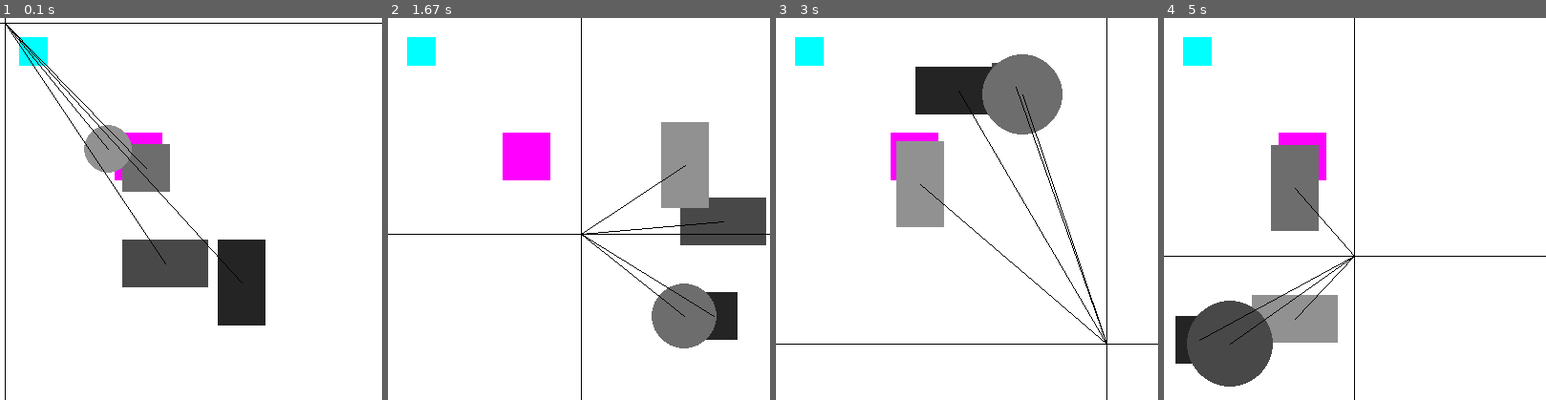
Above: before the commit, frames 1-4 (left to right).
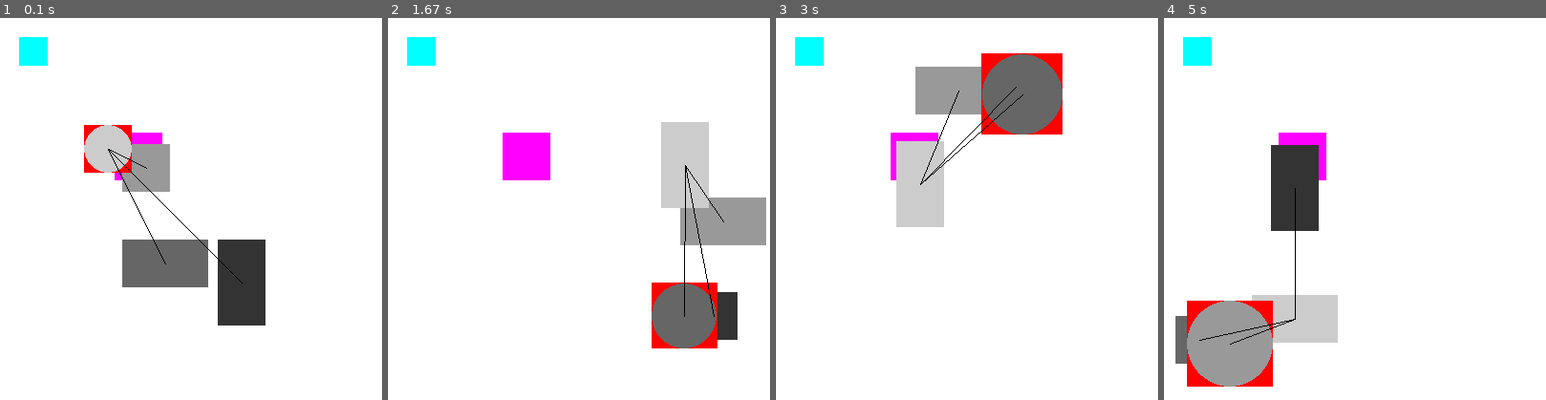
Above: after the commit, the same moments.

Repository: PatrykCiwinski/WSBdzien6
Game: pygame game, started from refactoring_kwadracikow.py
The game is run twice, just before and just after one commit, with the same random seed, the same clock (stepped at 60 frames per second) and the same inputs.
Inputs (mouse positions are in pixels of both pictures, inside the frame that each line leads up to):
- Up to frame 1 (0.1 s): no input
- Up to frame 2 (1.67 s): click (579, 231) at 0.88 s
- Up to frame 3 (3 s): hold W 1.67-2.13 s; move the mouse to (1005, 293) at 1.7 s; hold S 2.17-2.53 s; move the mouse to (848, 300) at 2.2 s; hold W 2.57-2.87 s; move the mouse to (1104, 342) at 2.6 s
- Up to frame 4 (5 s): hold W 3.23-3.6 s; move the mouse to (1255, 67) at 3.27 s; move the mouse to (1217, 197) at 3.63 s; click (1217, 197) at 3.68 s; hold S 3.97-4.33 s; click (1335, 308) at 4.05 s; hold W 4.37-4.67 s; click (1358, 247) at 4.45 s; hold S from 4.7 s (still down); click (1355, 254) at 4.78 s

The runs differ from the first frame. In frame 1, 6.7% of the frame differs, in the area x 0-100%, y 0-100%; in frame 2, 6.9%; in frame 3, 7.2%; in frame 4, 11%.

Commit message:
some drawings

Diff:
--- a/refactoring_kwadracikow.py
+++ b/refactoring_kwadracikow.py
@@ -1,4 +1,4 @@
-# rysowanie lini od myszki do środka każdego obiektu
+# rysowanie lini od obiektu najbliższego myszce: do środka każdego obiektu i sortowanie obiektów przy tym
 import random
 import pygame
 pygame.init()
@@ -59,6 +59,7 @@
         self.promien = 25
         self.krok_zmiany_promienia = 0.1
     def paint(self):
+        pygame.draw.rect(background, (255, 0, 0), (self.x, self.y, self.szerokosc, self.wysokosc))
         pygame.draw.circle(background, self.kolor, (self.x + self.promien, self.y + self.promien), self.promien)
     @property
     def _czy_ustawiac_wymiary(self):
@@ -81,15 +82,16 @@
 obiekty_na_ekranie = [PoruszajacySieKwadracik(120, 220), PoruszajacySieKwadracik(220, 220),
                       PoruszajacySieKwadracik(120, 120),
                       Kolo(80, 100)]
+punkt_od_ktorego_rysujemy_linie = (0, 0)
 obiekty_na_ekranie[0].szerokosc = 90
 obiekty_na_ekranie[1].wysokosc = 90
 def paint_myszka():
-    x, y = pygame.mouse.get_pos()
+    x, y = punkt_od_ktorego_rysujemy_linie
     # pygame.draw.line(background, (0, 0, 0), (0, 0), (x, y))
     # pygame.draw.line(background, (0, 0, 0), (SZEROKOSC_OKNA, 0), (x, y))
     # pygame.draw.line(background, (0, 0, 0), (SZEROKOSC_OKNA, WYSOKOSC_OKNA), (x, y))
-    pygame.draw.line(background, (0, 0, 0), (0, y), (SZEROKOSC_OKNA, y))
-    pygame.draw.line(background, (0, 0, 0), (x, 0), (x, WYSOKOSC_OKNA))
+    # pygame.draw.line(background, (0, 0, 0), (0, y), (SZEROKOSC_OKNA, y))
+    # pygame.draw.line(background, (0, 0, 0), (x, 0), (x, WYSOKOSC_OKNA))
     for o in obiekty_na_ekranie:
         pygame.draw.line(background, (0, 0, 0), (x, y), (o.srodek_obiektu_x, o.srodek_obiektu_y))
 def paint():
@@ -117,7 +119,12 @@
         k.update()
     x, y = pygame.mouse.get_pos()
     posortowane_obiekty = sorted(obiekty_na_ekranie, key=lambda obiekt: obiekt.oblicz_kw_odleglosci(x, y))
+    obiekt_najblizszy_myszcze = posortowane_obiekty[0]
+    srodek_obiektu_najbliszego_myszce = obiekt_najblizszy_myszcze.srodek_obiektu_x, obiekt_najblizszy_myszcze.srodek_obiektu_y
+    punkt_od_ktorego_rysujemy_linie = srodek_obiektu_najbliszego_myszce
+    # *args, **kwargs - rozpakowanie w Python
+    posortowane_obiekty = sorted(obiekty_na_ekranie, key=lambda obiekt: obiekt.oblicz_kw_odleglosci(*srodek_obiektu_najbliszego_myszce))
     for idx, o in enumerate(posortowane_obiekty):
-        stopien_szarosci = (len(posortowane_obiekty) - idx) / (len(posortowane_obiekty) + 3)
+        stopien_szarosci = (len(posortowane_obiekty) - idx) / (len(posortowane_obiekty) + 1)
         o.stopien_szarosci = stopien_szarosci
 pygame.quit()
